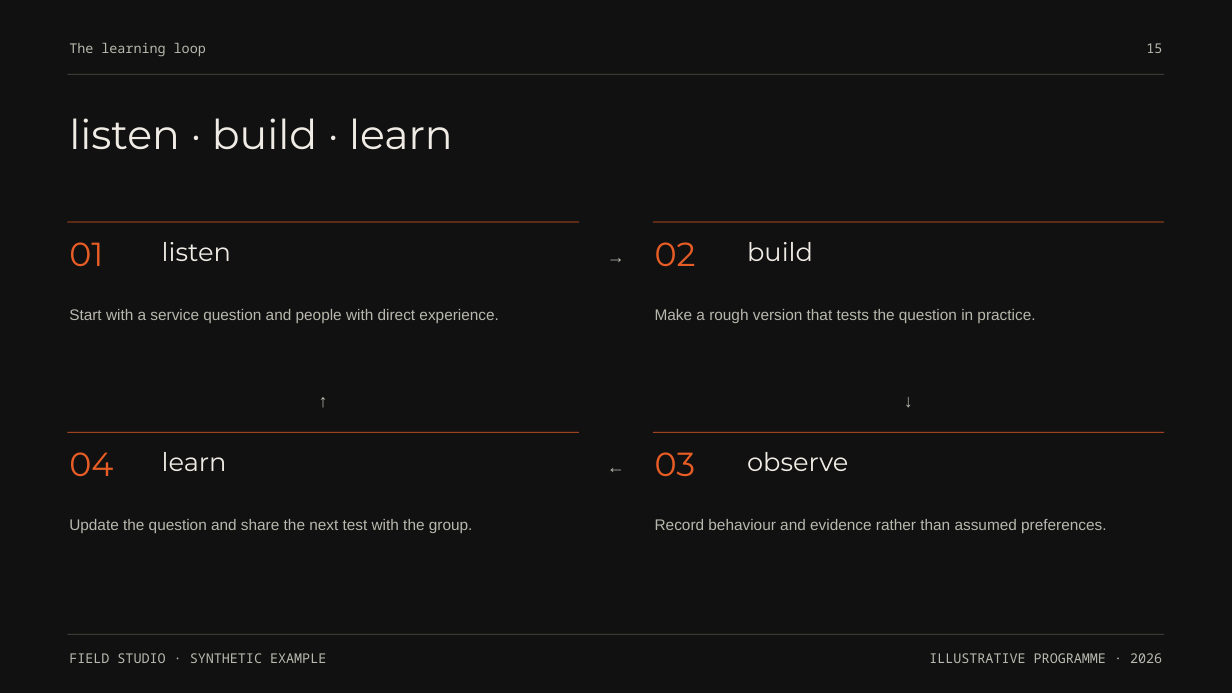
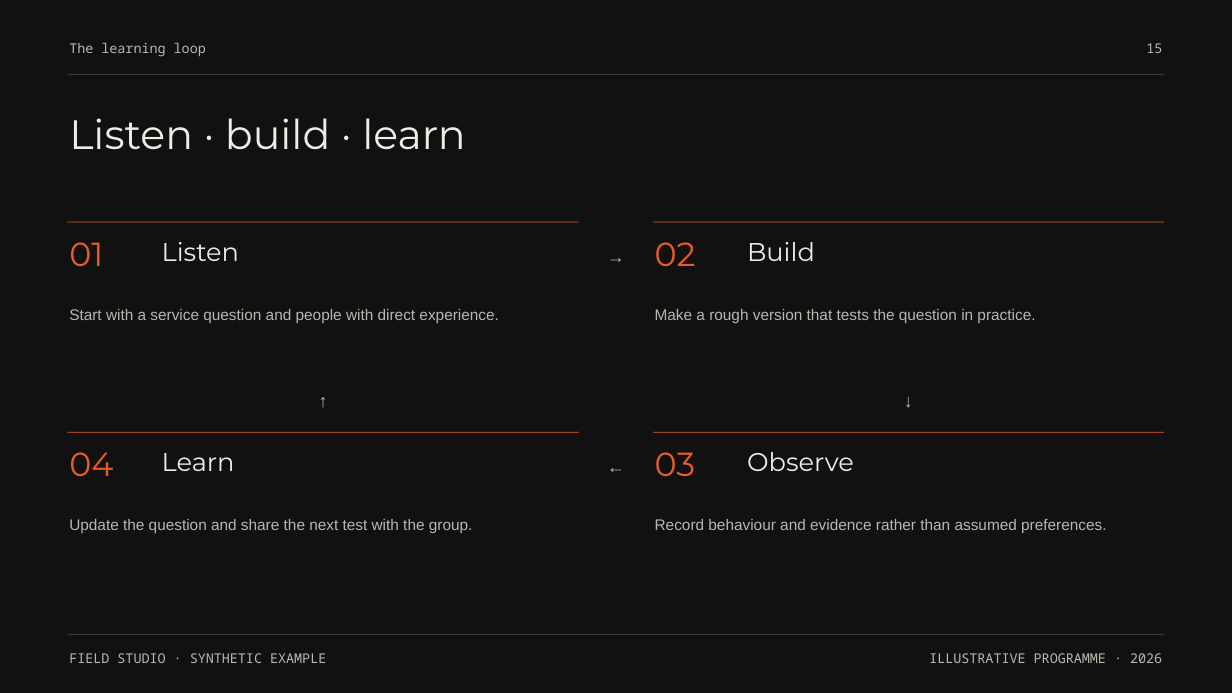
Before and after one commit to hustcer/pptx-nova, a slide deck: slide 15 of pptx-nova/assets/examples/broadside/deck.pptx. Drawn at 1232x693 pixels with LibreOffice and Linux fonts; fonts in the diff are those of the drawing. Boxes give left, top, right and bottom in pixels: in the first picture for what was removed or moved away, otherwise in the second. Text is boxed around its words. In the diff, an @@ line names an element or a change of style, - is before the commit and + after.

```diff
--- a/pptx-nova/assets/examples/broadside/deck.pptx
+++ b/pptx-nova/assets/examples/broadside/deck.pptx
@@ text at (x1=69, y1=118, x2=465, y2=150): text changed @@
-listen · build · learn
+Listen · build · learn
@@ text at (x1=162, y1=242, x2=239, y2=261): text changed @@
-listen
+Listen
@@ text at (x1=747, y1=242, x2=815, y2=261): text changed @@
-build
+Build
@@ text at (x1=162, y1=453, x2=235, y2=471): text changed @@
-learn
+Learn
@@ text at (x1=747, y1=452, x2=854, y2=471): text changed @@
-observe
+Observe
```
Also in this commit, not shown: 9 other slides changed, 14 other files.
